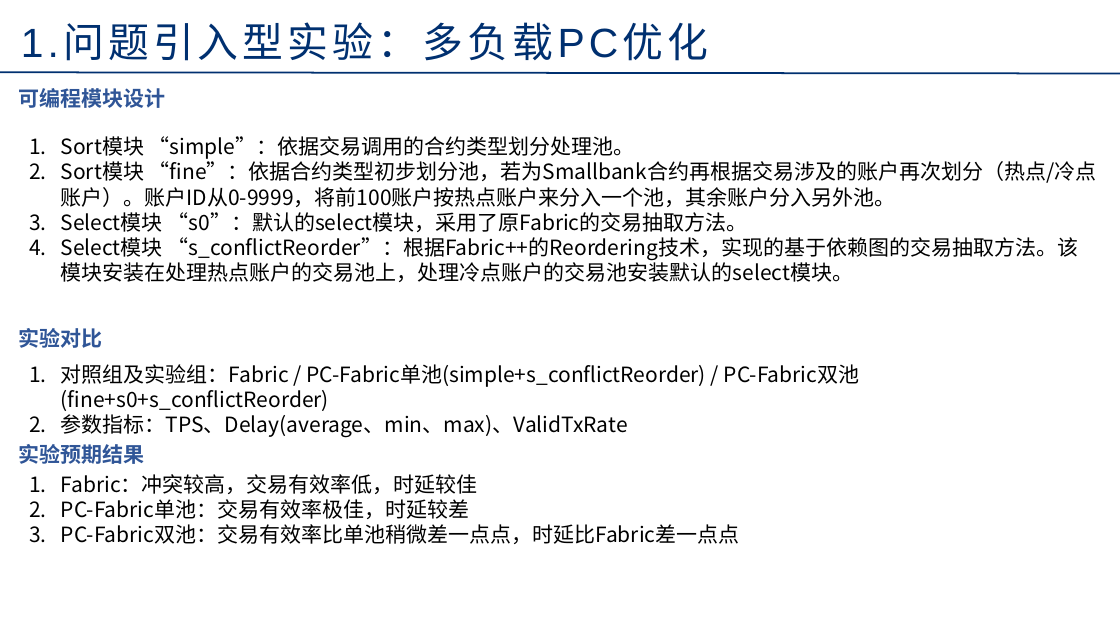
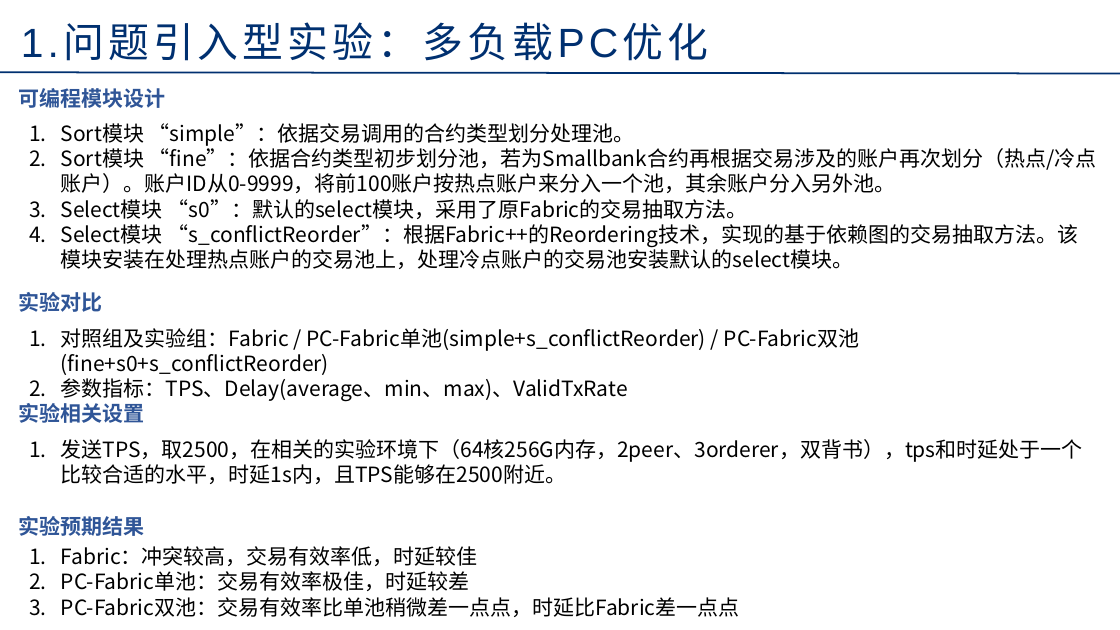
Before and after one commit to 0530-Suyb/pc-theory, a slide deck: slide 4 of testing/testing-phase2/测试方案.pptx. Drawn at 1120x630 pixels with LibreOffice and Linux fonts; fonts in the diff are those of the drawing. Boxes give left, top, right and bottom in pixels: in the first picture for what was removed or moved away, otherwise in the second. Text is boxed around its words. In the diff, an @@ line names an element or a change of style, - is before the commit and + after.

```diff
--- a/testing/testing-phase2/测试方案.pptx
+++ b/testing/testing-phase2/测试方案.pptx
@@ text "Sort模块 “simple”：依据交易调用的合约类型划分处理池。": place and size @@
-text "Sort模块 “simple”：依据交易调用的合约类型划分处理池。" at box(61, 136, 1097, 282)
+text "Sort模块 “simple”：依据交易调用的合约类型划分处理池。" at box(61, 123, 1097, 269)
@@ text "实验对比": place and size @@
-text "实验对比" at box(19, 328, 103, 348)
+text "实验对比" at box(19, 292, 103, 312)
@@ text "对照组及实验组：Fabric / PC-Fabric单池(simple+s_conflictReorder) / PC- ...": place and size @@
-text "对照组及实验组：Fabric / PC-Fabric单池(simple+s_conflictReorder) / PC- ..." at box(61, 364, 860, 437)
+text "对照组及实验组：Fabric / PC-Fabric单池(simple+s_conflictReorder) / PC- ..." at box(61, 328, 860, 401)
@@ text added at box(19, 403, 145, 423), 18 pt, text #2F5597, bold @@
+实验相关设置
@@ text added at box(61, 439, 1083, 484), 18 pt, text #000000 @@
+1. 发送TPS，取2500，在相关的实验环境下（64核256G内存，2peer、3orderer，双背书），tps和时延处于一个比较合适的水平，时延1s内，且TPS能够在2500附近。
@@ text "实验预期结果": place and size @@
-text "实验预期结果" at box(19, 444, 145, 464)
+text "实验预期结果" at box(19, 516, 145, 536)
@@ text "Fabric：冲突较高，交易有效率低，时延较佳": place and size @@
-text "Fabric：冲突较高，交易有效率低，时延较佳" at box(61, 474, 740, 544)
+text "Fabric：冲突较高，交易有效率低，时延较佳" at box(61, 546, 740, 617)
```
Also in this commit, not shown: 21 other files.
